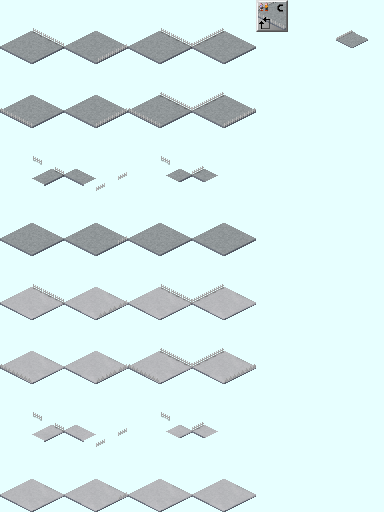
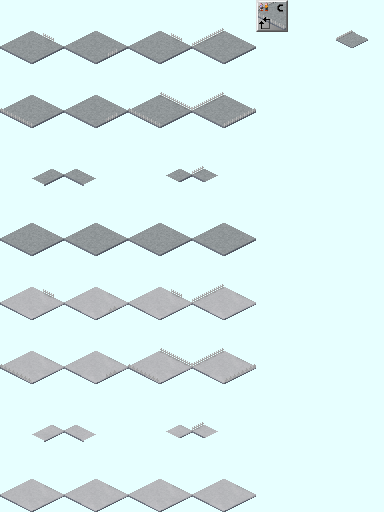
Layered file, before and after one edit (384 × 512). Changes by layer:
removed group "レイヤーグループ" (50 layers) over [0, 28, 256, 500]
renamed "Icon #1" to "platform-f_fence_Ex1-ac.png", moved it out of group "Icons", painted on it over [0, 28, 256, 500]
removed group "レイヤーグループ #5" (20 layers) from group "レイヤーグループ" over [0, 284, 256, 500]
removed group "レイヤーグループ #6" (16 layers) (was erase) from group "レイヤーグループ #5" over [33, 284, 192, 500]
removed group "レイヤーグループ #7" (8 layers) from group "レイヤーグループ #6" over [33, 295, 192, 500]
removed layer "貼り付けられたレイヤー #19" from group "レイヤーグループ #7" over [55, 295, 64, 304]
removed layer "貼り付けられたレイヤー #22" from group "レイヤーグループ #7" over [33, 412, 42, 421]
removed layer "貼り付けられたレイヤー #25" from group "レイヤーグループ #7" over [183, 295, 192, 304]
removed layer "貼り付けられたレイヤー #26" from group "レイヤーグループ #7" over [161, 412, 170, 421]
removed group "レイヤーグループ #8" (6 layers) from group "レイヤーグループ #6" over [33, 284, 170, 447]
removed layer "貼り付けられたレイヤー #28" from group "レイヤーグループ #8" over [55, 423, 64, 432]
removed layer "貼り付けられたレイヤー #29" from group "レイヤーグループ #8" over [161, 284, 170, 293]
removed layer "貼り付けられたレイヤー #31" from group "レイヤーグループ #8" over [33, 284, 42, 293]
removed layer "Fences #1" from group "レイヤーグループ #5" over [0, 284, 256, 383]
removed group "レイヤーグループ #1" (20 layers) from group "レイヤーグループ" over [0, 28, 256, 500]
removed group "レイヤーグループ #4" (16 layers) (was erase) from group "レイヤーグループ #1" over [33, 28, 192, 244]
removed group "レイヤーグループ #2" (8 layers) from group "レイヤーグループ #4" over [33, 39, 192, 244]
removed layer "貼り付けられたレイヤー #13" from group "レイヤーグループ #2" over [55, 39, 64, 48]
removed group "レイヤーグループ #3" (6 layers) from group "レイヤーグループ #4" over [33, 28, 170, 191]
removed layer "Fences" from group "レイヤーグループ #1" over [0, 28, 256, 127]
removed layer "Base" from group "レイヤーグループ" over [0, 28, 256, 500]
removed layer "貼り付けられたレイヤー" over [0, 28, 256, 500]
…and 22 more changes (22 removed)
